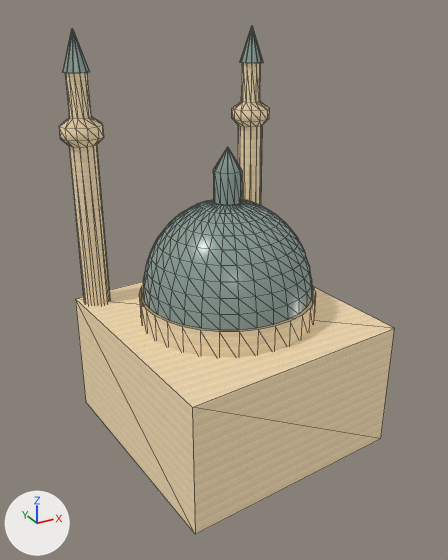
The glTF model public/models/landmark-taza-pir-mosque.glb, before and after one commit.
Camera for both pictures: a 50 mm lens placed at (-33.1, -59.3, 46.1), pointed at (-1.0, -1.0, 17.0). Arrows for +X, +Y and +Z are at lower left; the lights stay in place. The first picture is the older version. Mesh edges are drawn as thin lines. Vertices at exactly the same position are counted once.

Names of what the first picture shows: 'taza-pir-mosque'.
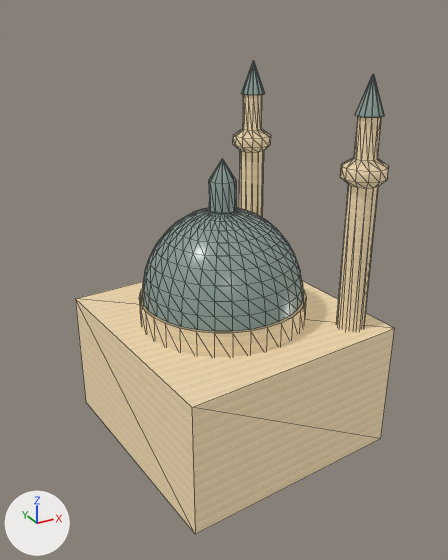
Changed parts and their boxes (x1, y1, x2, y2) in the pictures (448 x 560 px; the box of a moved part takes in the faces that stretch with it):
'taza-pir-mosque', reshaped, moved, rescaled (7% shorter): before (59, 26, 395, 534); after (75, 61, 395, 534)
part 1 of me_taza_pir_mosque, moved or reshaped: before (75, 282, 395, 534); after (75, 281, 395, 534)
part 2 of me_taza_pir_mosque, moved or reshaped: before (139, 286, 316, 357); after (139, 288, 306, 357)
part 3 of me_taza_pir_mosque, moved or reshaped: before (232, 63, 270, 205); after (233, 95, 271, 217)
part 4 of me_taza_pir_mosque, moved or reshaped: before (59, 73, 110, 306); after (336, 117, 389, 331)
part 5 of me_taza_pir_mosque, moved or reshaped: before (143, 147, 312, 330); after (142, 159, 303, 331)
part 6 of me_taza_pir_mosque, moved or reshaped: before (240, 26, 263, 63); after (241, 61, 265, 95)
part 7 of me_taza_pir_mosque, moved or reshaped: before (63, 29, 90, 73); after (355, 74, 384, 118)

Edits to the bpy script that builds the scene:
```text
Change me_taza_pir_mosque:
    used by ob_taza_pir_mosque; location = (-0.1, 0.0, 20.1); scale = (23.9, 23.9, 23.9)
    remove me_taza_pir_mosque.from_pydata(...)  # 648 vertices, 1050 faces; spans x -0.64..0.64, y -0.65..0.65, z -1.0..1.0
    add me_taza_pir_mosque.from_pydata(...)  # 648 vertices, 1050 faces; spans x -0.69..0.69, y -0.71..0.71, z -1.0..1.0
    me_taza_pir_mosque part 1: the loose piece of 8 vertices spanning x -0.63..0.64, y -0.65..0.64, z -1.0..-0.34 is scaled about its middle by 1.09, then moved by (0.0, 0.0, 0.03)
    me_taza_pir_mosque part 2: the loose piece of 64 vertices spanning x -0.44..0.44, y -0.44..0.44, z -0.36..-0.21 is scaled about its middle by (1.03, 1.03, 1.04), then moved by (-0.04, -0.01, 0.06)
    me_taza_pir_mosque part 3: the loose piece of 72 vertices spanning x 0.35..0.56, y 0.44..0.65, z -1.0..0.82 is scaled about its middle by (1.09, 1.09, 1), then moved by (-0.01, -0.04, 0.0)
    me_taza_pir_mosque part 4: the loose piece of 72 vertices spanning x -0.64..-0.43, y 0.36..0.57, z -1.0..0.82 is scaled about its middle by (1.09, 1.09, 1), then moved by (1.04, -0.9, 0.0)
    me_taza_pir_mosque part 5: the loose piece of 384 vertices spanning x -0.42..0.43, y -0.43..0.42, z -0.21..0.5 is scaled about its middle by 1.03, then moved by (-0.04, -0.01, 0.07)
    me_taza_pir_mosque part 6: the loose piece of 24 vertices spanning x 0.39..0.52, y 0.48..0.61, z 0.82..1.0 is moved by (-0.01, -0.04, 0.0)
    me_taza_pir_mosque part 7: the loose piece of 24 vertices spanning x -0.59..-0.47, y 0.4..0.53, z 0.82..1.0 is moved by (1.04, -0.9, 0.0)
Change ob_taza_pir_mosque:
    ob_taza_pir_mosque.location: (-0.1, 0.0, 20.1) -> (0.0, 0.0, 18.1)
    ob_taza_pir_mosque.scale: (23.9, 23.9, 23.9) -> (21.9, 21.9, 21.9)
```
